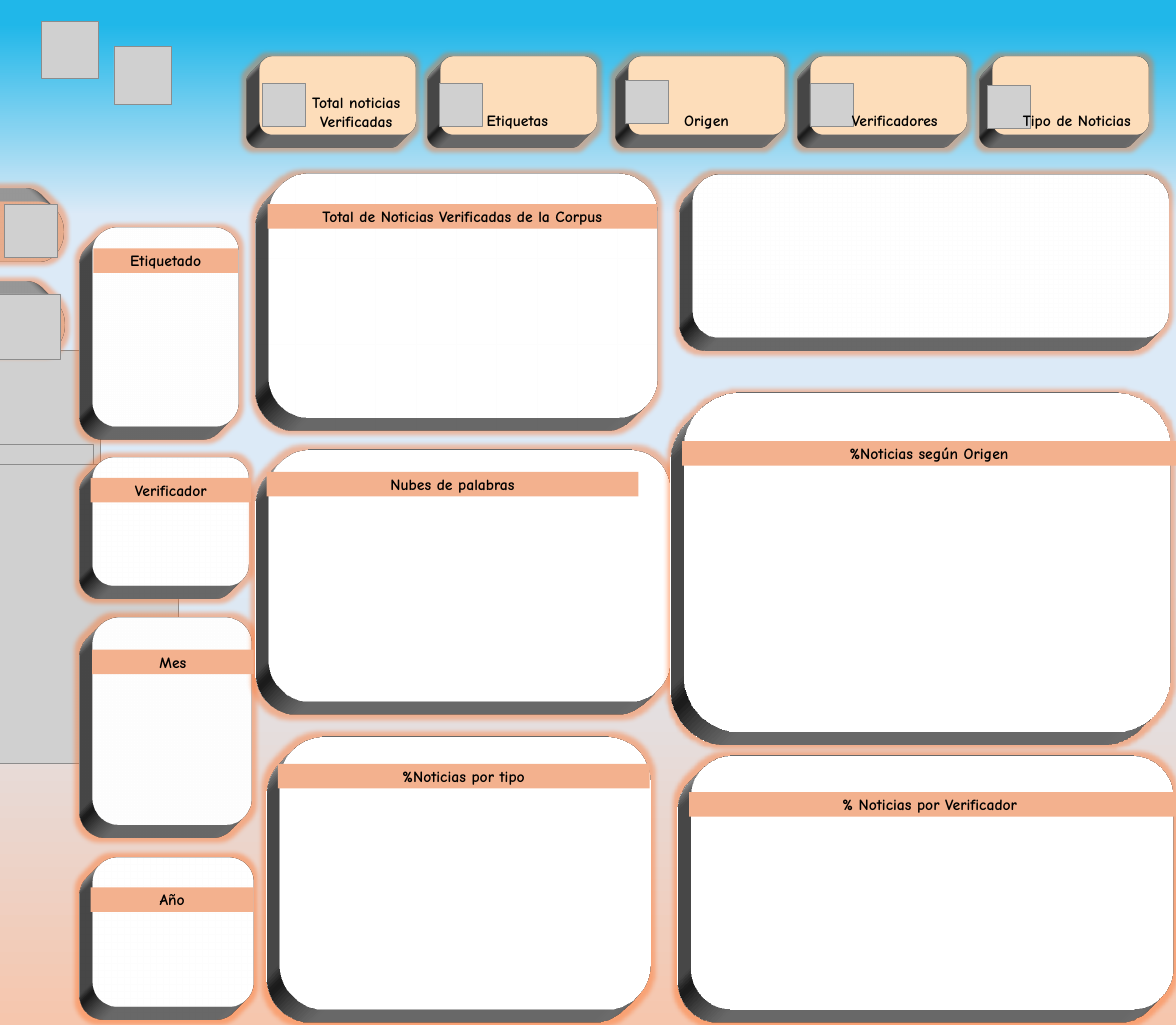
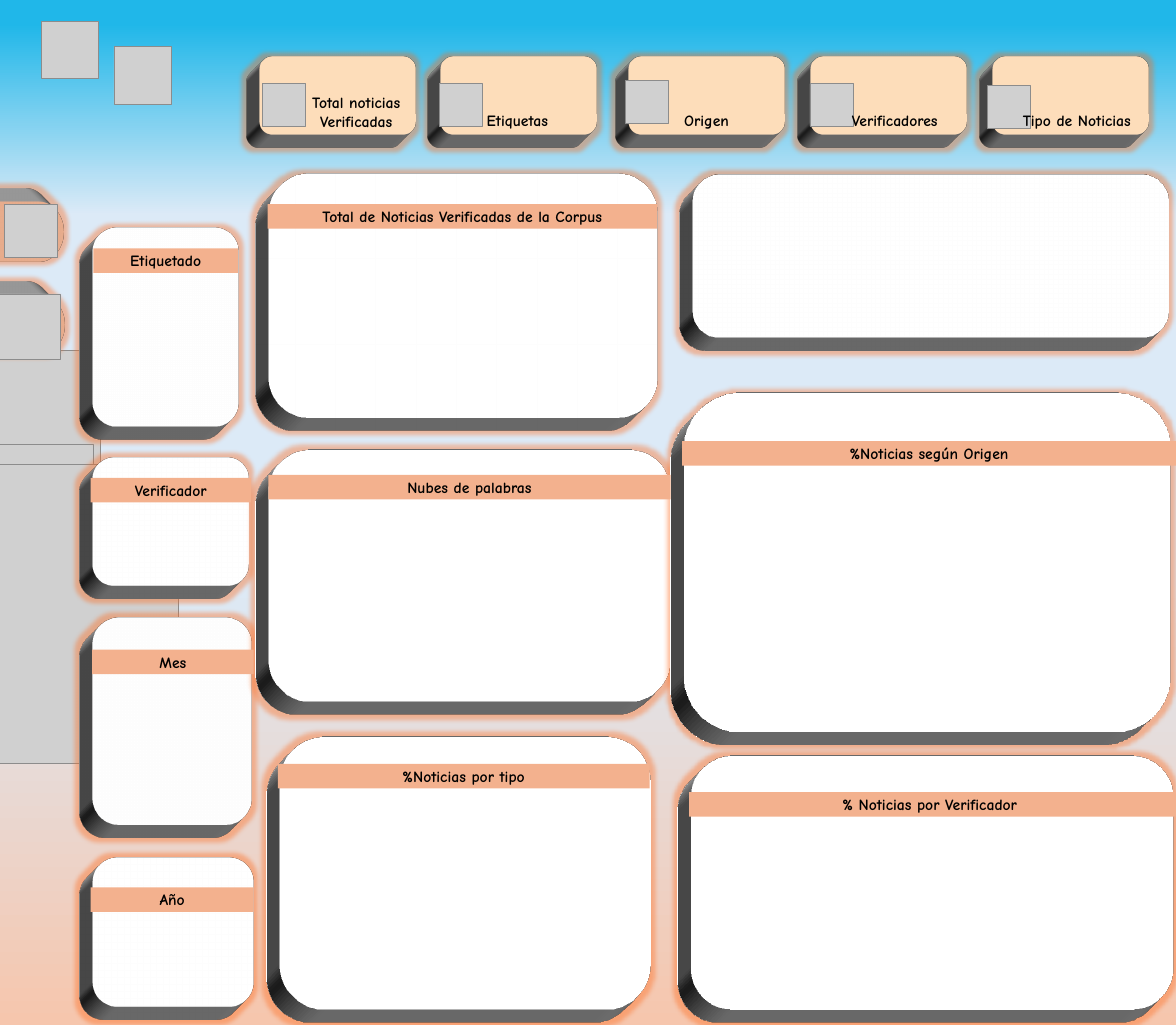
Before and after one commit to LorenaLeonorBarrosSanipatin20/proyectoTesis, a slide deck: slide 3 of Recursos/red Social/Red Social.pptx. Drawn at 1176x1025 pixels with LibreOffice and Linux fonts; fonts in the diff are those of the drawing; grey boxes stand for pictures. Boxes give left, top, right and bottom in pixels: in the first picture for what was removed or moved away, otherwise in the second. Text is boxed around its words. In the diff, an @@ line names an element or a change of style, - is before the commit and + after.

Commit message:
diapo

```diff
--- a/Recursos/red Social/Red Social.pptx
+++ b/Recursos/red Social/Red Social.pptx
@@ rectangle "Nubes de palabras": place and size @@
-rectangle "Nubes de palabras" at (266,472,638,496)
+rectangle "Nubes de palabras" at (268,475,671,500)
```
